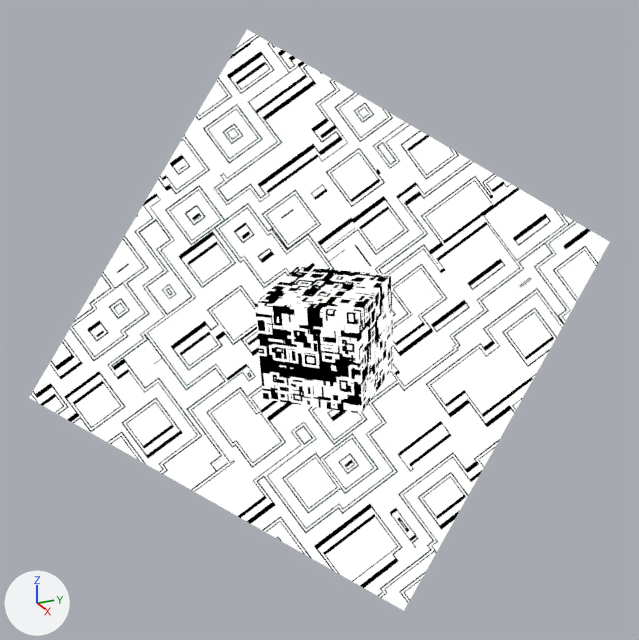
The Blender file TextureSamples/texture_playground.blend, before and after one commit.
Rendered twice from a 50 mm lens placed at (28.8, -13.8, 12.9), pointed at (-5.4, 2.2, -1.5). Arrows for +X, +Y and +Z are at lower left; the lights stay in place.
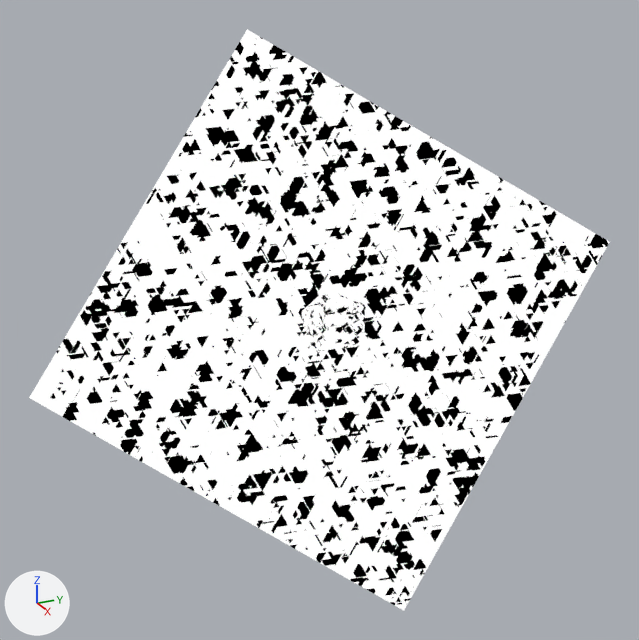
What differs and where, as boxes [x1, y1, x2, y2] in the pictures (639 x 640 px):
'Plane', recoloured: [29, 32, 610, 608] in both
'Cube', deleted: before [255, 267, 394, 414]
'Generated Shape', added: after [302, 293, 365, 351]

Edits to the bpy script that builds the scene:
```text
Add mat_background_142:
    mat_background_142 = bpy.data.materials.new('background.142')
    # nodes: Emission, Mapping, OutputMaterial, TexCoord, TexVoronoi, ValToRGB
    # colours: black #000000, white #ffffff
Add mat_foreground_144:
    mat_foreground_144 = bpy.data.materials.new('foreground.144')
    # nodes: Emission, Mapping, OutputMaterial, TexCoord, TexVoronoi, ValToRGB
    # colours: black #000000, white #ffffff
Change me_plane:
    where me_plane.from_pydata(...)  # 4 vertices, 1 face; spans x -1.0..1.0, y -1.0..1.0, z 0.0
    remove me_plane.materials.append(mat_material_001)
    add me_plane.materials.append(mat_background_142)
Add me_generated_shape:
    me_generated_shape.from_pydata(...)  # 792 vertices, 792 faces; spans x -1.11..1.11, y -1.29..0.28, z -0.41..1.36
    me_generated_shape.materials.append(mat_foreground_144)
Remove ob_cube:
    ob_cube = bpy.data.objects.new('Cube', me_cube)
    ob_cube.location = (0.0, 0.0, 0.0)
    ob_cube.rotation_euler = (0.0628, -0.0314, 0.754)  # degrees (3.6, -1.8, 43)
    ob_cube.scale = (2.0, 2.0, 2.0)
Add ob_generated_shape:
    ob_generated_shape = bpy.data.objects.new('Generated Shape', me_generated_shape)
    ob_generated_shape.location = (2.36, -0.76, 0.92)
    ob_generated_shape.rotation_euler = (0.0, 0.0, -1.725)  # degrees (0, 0, -99)
```
